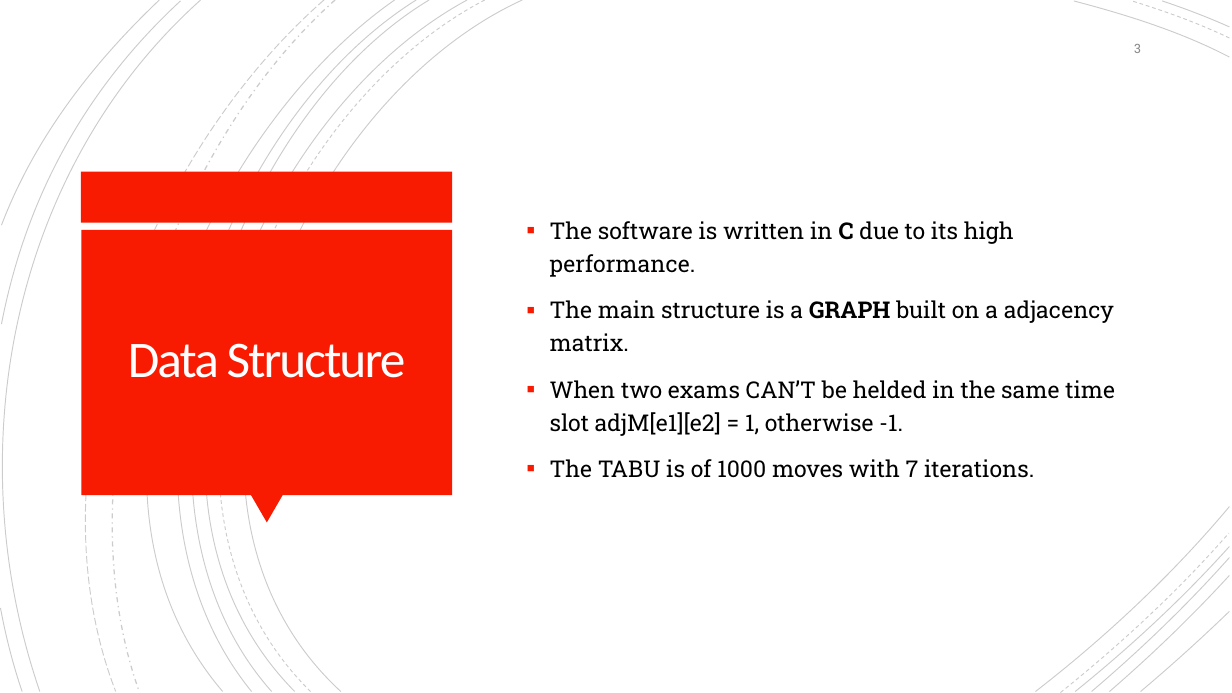
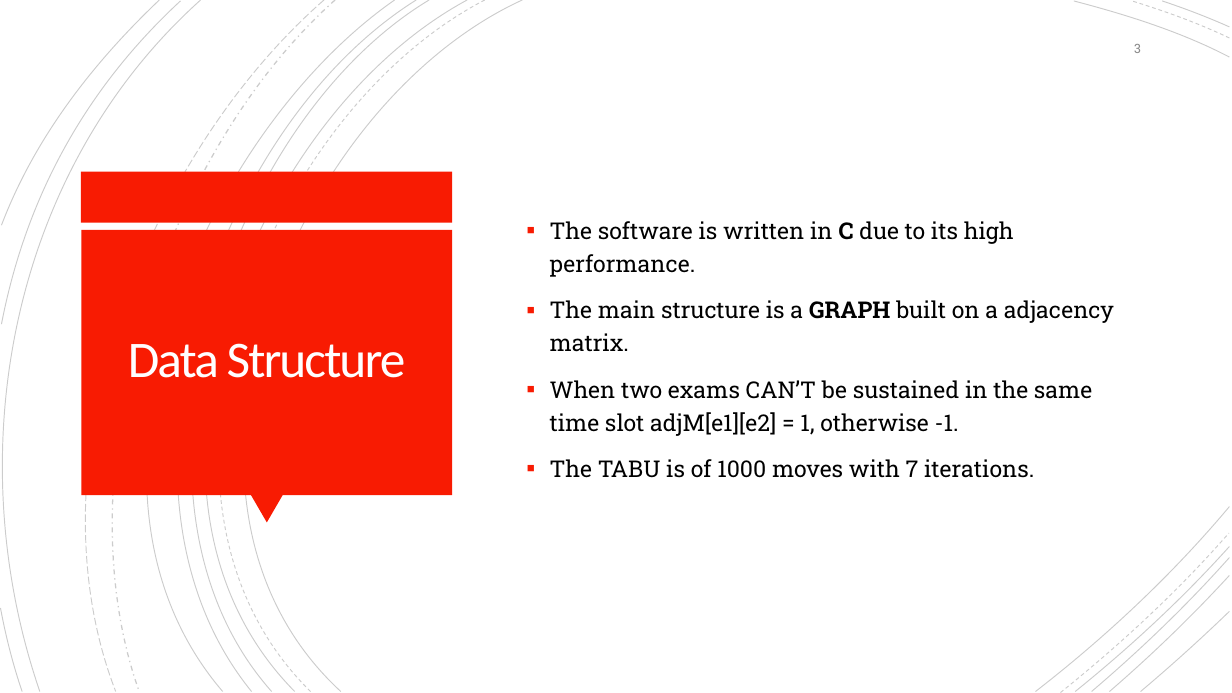
Before and after one commit to Jacopx/OMA_ExamTimeTable, a slide deck: slide 3 of PowerPoint/OMA-MZ_03-Presentation.pptx. Drawn at 1232x693 pixels with LibreOffice and Linux fonts; fonts in the diff are those of the drawing. Boxes give left, top, right and bottom in pixels: in the first picture for what was removed or moved away, otherwise in the second. Text is boxed around its words. In the diff, an @@ line names an element or a change of style, - is before the commit and + after.

```diff
--- a/PowerPoint/OMA-MZ_03-Presentation.pptx
+++ b/PowerPoint/OMA-MZ_03-Presentation.pptx
@@ text at (550, 380, 1092, 436): text changed @@
-▪ When two exams CAN’T be helded in the same time slot adjM[e1][e2] = 1, otherwise -1.
+▪ When two exams CAN’T be sustained in the same time slot adjM[e1][e2] = 1, otherwise -1.
```
Also in this commit, not shown: 2 other slides changed.
